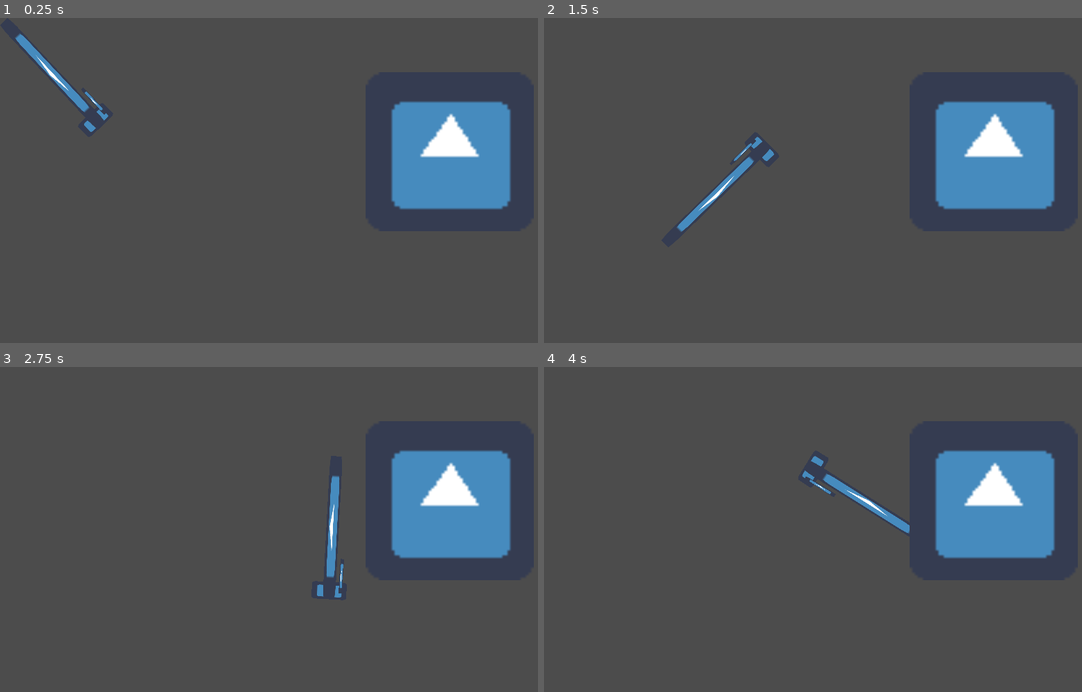
Above: before the commit, frames 1-4 (two rows, left to right).
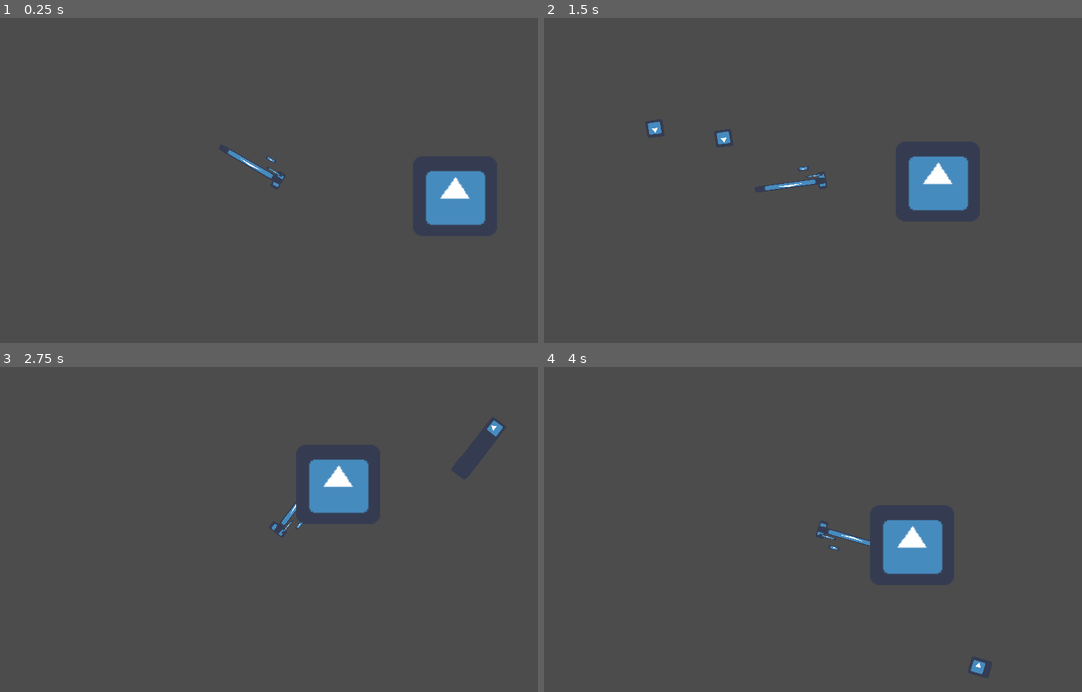
Above: after the commit, the same moments.

Repository: HuskyGameDev/2020f-team1
Game: Godot game, scene res://Environment/TestLevel.tscn
The game is run twice, just before and just after one commit, with the same random seed, the same clock (stepped at 60 frames per second) and the same inputs. The project has no main scene, so this scene is started directly. The engine's default icon, where the game draws it, is replaced by a stand-in: a white triangle on a blue panel in a dark square.
Inputs (mouse positions are in pixels of both pictures, inside the frame that each line leads up to):
- Up to frame 1 (0.25 s): no input
- Up to frame 2 (1.5 s): tap Enter at 0.5 s; move the mouse to (942, 164) at 0.52 s; press the mouse at (942, 164) at 0.53 s; hold D (player_move_right) 0.53-1.28 s; move the mouse to (710, 196) at 1.27 s; release the mouse at (710, 196) at 1.28 s; hold S (player_move_down) from 1.28 s (still down); right-click (710, 196) at 1.35 s
- Up to frame 3 (2.75 s): click (166, 545) at 1.55 s; move the mouse to (333, 458) at 2.02 s; release S (player_move_down) at 2.03 s; press the mouse at (333, 458) at 2.03 s; hold D (player_move_right) from 2.03 s (still down)
- Up to frame 4 (4 s): move the mouse to (796, 594) at 2.77 s; release D (player_move_right) at 2.78 s; release the mouse at (796, 594) at 2.78 s; hold W (player_move_up) 2.78-3.53 s; click (796, 594) at 2.85 s; move the mouse to (990, 578) at 3.52 s; hold A (player_move_left) from 3.53 s (still down); hold Right mouse button (player_attach_2) from 3.53 s (still down); click (990, 578) at 3.8 s

The runs differ from the first frame. In frame 1, 7.6% of the frame differs, in the area x 2-95%, y 4-64%; in frame 2, 8.3%; in frame 3, 9.7%, in the area x 50-95%, y 16-71%; in frame 4, 9.6%.

Commit message:
base gun and bullet in testlevel
now there is a gun one can fire in the testlevel

Diff:
--- a/CombatZone/character/people.gd
+++ b/CombatZone/character/people.gd
@@ -14,7 +14,7 @@
 
 # Called when the node enters the scene tree for the first time.
 func _ready() -> void:
-    pass # Replace with function body.
+    add_to_group("flesh_damageable")
 
 
 # Called every frame. 'delta' is the elapsed time since the previous frame.
--- a/CombatZone/character/player.tscn
+++ b/CombatZone/character/player.tscn
@@ -1,8 +1,9 @@
-[gd_scene load_steps=5 format=2]
+[gd_scene load_steps=6 format=2]
 
 [ext_resource path="res://character/people.tscn" type="PackedScene" id=1]
 [ext_resource path="res://icon.png" type="Texture" id=2]
 [ext_resource path="res://character/player.gd" type="Script" id=3]
+[ext_resource path="res://weapons/hand_gun/9mm_autoloader.tscn" type="PackedScene" id=4]
 
 [sub_resource type="RectangleShape2D" id=1]
 extents = Vector2( 15.8344, 31.3715 )
@@ -26,5 +27,11 @@
 [node name="muzzle" type="Position2D" parent="weapon/weapon" index="0"]
 position = Vector2( 35, 0 )
 
+[node name="9mm_autoloader" parent="weapon" index="1" instance=ExtResource( 4 )]
+
 [node name="CollisionShape2D" parent="." index="3"]
 shape = SubResource( 1 )
+
+[node name="Camera2D" type="Camera2D" parent="." index="4"]
+current = true
+zoom = Vector2( 2, 2 )
--- /dev/null
+++ b/CombatZone/weapons/bullets/9mm_ammo.gd
@@ -0,0 +1,15 @@
+extends "res://weapons/bullets/projectiles.gd"
+
+
+# Declare member variables here. Examples:
+# var a: int = 2
+# var b: String = "text"
+
+
+# Called when the node enters the scene tree for the first time.
+
+
+
+# Called every frame. 'delta' is the elapsed time since the previous frame.
+#func _process(delta: float) -> void:
+#    pass
--- /dev/null
+++ b/CombatZone/weapons/bullets/9mm_ammo.tscn
@@ -0,0 +1,21 @@
+[gd_scene load_steps=5 format=2]
+
+[ext_resource path="res://weapons/bullets/projectiles.tscn" type="PackedScene" id=1]
+[ext_resource path="res://icon.png" type="Texture" id=2]
+[ext_resource path="res://weapons/bullets/9mm_ammo.gd" type="Script" id=3]
+
+[sub_resource type="RectangleShape2D" id=1]
+extents = Vector2( 29, 30 )
+
+[node name="9mm_ammo" instance=ExtResource( 1 )]
+script = ExtResource( 3 )
+speed = 20
+
+[node name="Sprite" parent="." index="0"]
+texture = ExtResource( 2 )
+
+[node name="CollisionShape2D" parent="." index="1"]
+shape = SubResource( 1 )
+
+[node name="life_time" parent="." index="2"]
+autostart = true
--- a/CombatZone/weapons/bullets/projectiles.gd
+++ b/CombatZone/weapons/bullets/projectiles.gd
@@ -3,18 +3,18 @@
 export var speed = 100
 export var damage = 50
 
-var velocity:= Vector2.ZERO
+var velocity:= Vector2()
 #var speed: = 0
 var rng: = RandomNumberGenerator.new()
 
 # Called when the node enters the scene tree for the first time.
 func _ready() -> void:
     rng.randomize()
+    set_physics_process(true)
 
 func start_at(dir, pos) -> void:
     rotation = dir
     position = pos
-
     velocity = Vector2(speed,0).rotated(dir - PI / 2)
 
 func random_float(spread) -> float:
@@ -23,8 +23,15 @@
 
 func _physics_process(delta: float) -> void:
     position += transform.x * speed * delta
+    #position = get_global_position() + velocity * delta
+
 
 func _on_projectiles_body_entered(body: Node) -> void:
     if body.get_groups().has("flesh_damageable"):
         queue_free()
         print(body.get_name())
+
+
+func _on_life_time_timeout() -> void:
+    print("bullet dies")
+    queue_free()    # removes object after timeout
--- a/CombatZone/weapons/bullets/projectiles.tscn
+++ b/CombatZone/weapons/bullets/projectiles.tscn
@@ -10,4 +10,6 @@
 [node name="CollisionShape2D" type="CollisionShape2D" parent="."]
 
 [node name="life_time" type="Timer" parent="."]
+autostart = true
 [connection signal="body_entered" from="." to="." method="_on_projectiles_body_entered"]
+[connection signal="timeout" from="life_time" to="." method="_on_life_time_timeout"]
--- a/CombatZone/weapons/fire_arm_basic.gd
+++ b/CombatZone/weapons/fire_arm_basic.gd
@@ -1,5 +1,13 @@
 extends Area2D
 
+export var spread: = 1.0
+export var clip_size: = 10
+
+export (PackedScene) var bullet
+
+
+onready var rate_of_fire = get_node("rate_of_fire")
+onready var b_container = get_node("bullet_container")
 
 # Declare member variables here. Examples:
 # var a: int = 2
@@ -10,6 +18,15 @@
 func _ready() -> void:
     pass # Replace with function body.
 
+func shoot() -> void:
+    rate_of_fire.start()
+    var b = bullet.instance()
+    b_container.add_child(b)
+    b.start_at(get_rotation(), get_node("muzzle").get_global_position())
+
+func reload() -> int:   # reload would probably return the number of bullets in the clip
+    return -1
+
 
 # Called every frame. 'delta' is the elapsed time since the previous frame.
 #func _process(delta: float) -> void:
--- a/CombatZone/weapons/fire_arm_basic.tscn
+++ b/CombatZone/weapons/fire_arm_basic.tscn
@@ -14,3 +14,15 @@
 [node name="muzzle" type="Position2D" parent="."]
 
 [node name="CollisionShape2D" type="CollisionShape2D" parent="."]
+
+[node name="reload_timer" type="Timer" parent="."]
+
+[node name="rate_of_fire" type="Timer" parent="."]
+
+[node name="trigger_pull" type="AudioStreamPlayer2D" parent="."]
+
+[node name="fire" type="AudioStreamPlayer2D" parent="."]
+
+[node name="reload" type="AudioStreamPlayer2D" parent="."]
+
+[node name="bullet_container" type="Node2D" parent="."]
--- /dev/null
+++ b/CombatZone/weapons/hand_gun/9mm_autoloader.gd
@@ -0,0 +1,19 @@
+extends "res://weapons/fire_arm_basic.gd"
+
+
+# Declare member variables here. Examples:
+# var a: int = 2
+# var b: String = "text"
+
+
+# Called when the node enters the scene tree for the first time.
+func _ready() -> void:
+    pass # Replace with function body.
+
+
+# Called every frame. 'delta' is the elapsed time since the previous frame.
+#func _process(delta: float) -> void:
+#    pass
+func _process(delta: float) -> void:
+    if Input.get_action_strength("player_attack_1")>0:
+        shoot()
--- /dev/null
+++ b/CombatZone/weapons/hand_gun/9mm_autoloader.tscn
@@ -0,0 +1,30 @@
+[gd_scene load_steps=6 format=2]
+
+[ext_resource path="res://weapons/fire_arm_basic.tscn" type="PackedScene" id=1]
+[ext_resource path="res://icon.png" type="Texture" id=2]
+[ext_resource path="res://weapons/hand_gun/9mm_autoloader.gd" type="Script" id=3]
+[ext_resource path="res://weapons/bullets/9mm_ammo.tscn" type="PackedScene" id=4]
+
+[sub_resource type="RectangleShape2D" id=1]
+extents = Vector2( 12.6471, 6.89271 )
+
+[node name="9mm_autoloader" instance=ExtResource( 1 )]
+position = Vector2( 61.4652, 53.1218 )
+script = ExtResource( 3 )
+bullet = ExtResource( 4 )
+
+[node name="Sprite" parent="." index="0"]
+scale = Vector2( 0.625, 0.21875 )
+texture = ExtResource( 2 )
+
+[node name="ejection_port" parent="." index="2"]
+position = Vector2( -7.48667, 7.43255 )
+
+[node name="muzzle" parent="." index="3"]
+position = Vector2( 57.551, 0 )
+
+[node name="CollisionShape2D" parent="." index="4"]
+shape = SubResource( 1 )
+
+[node name="reload_timer" parent="." index="5"]
+autostart = true
